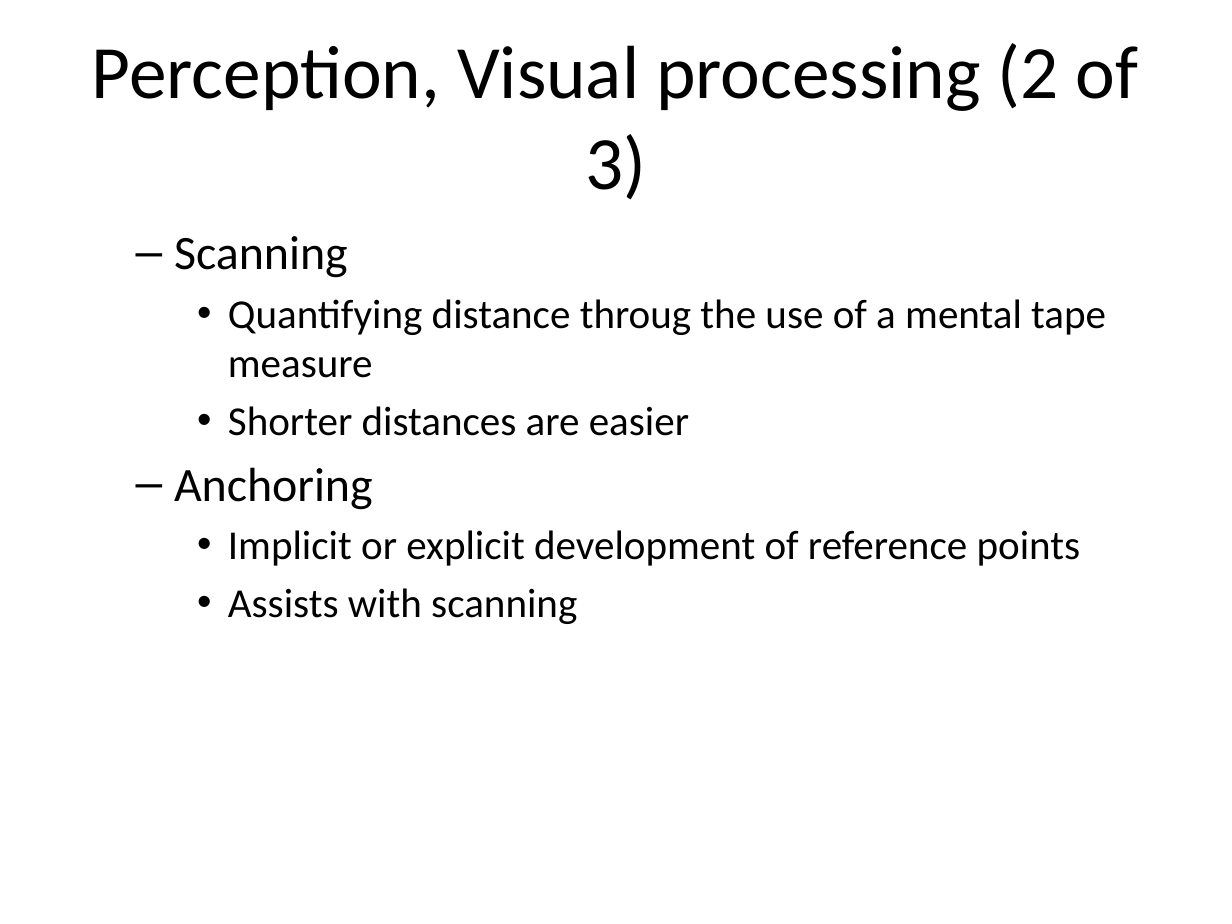
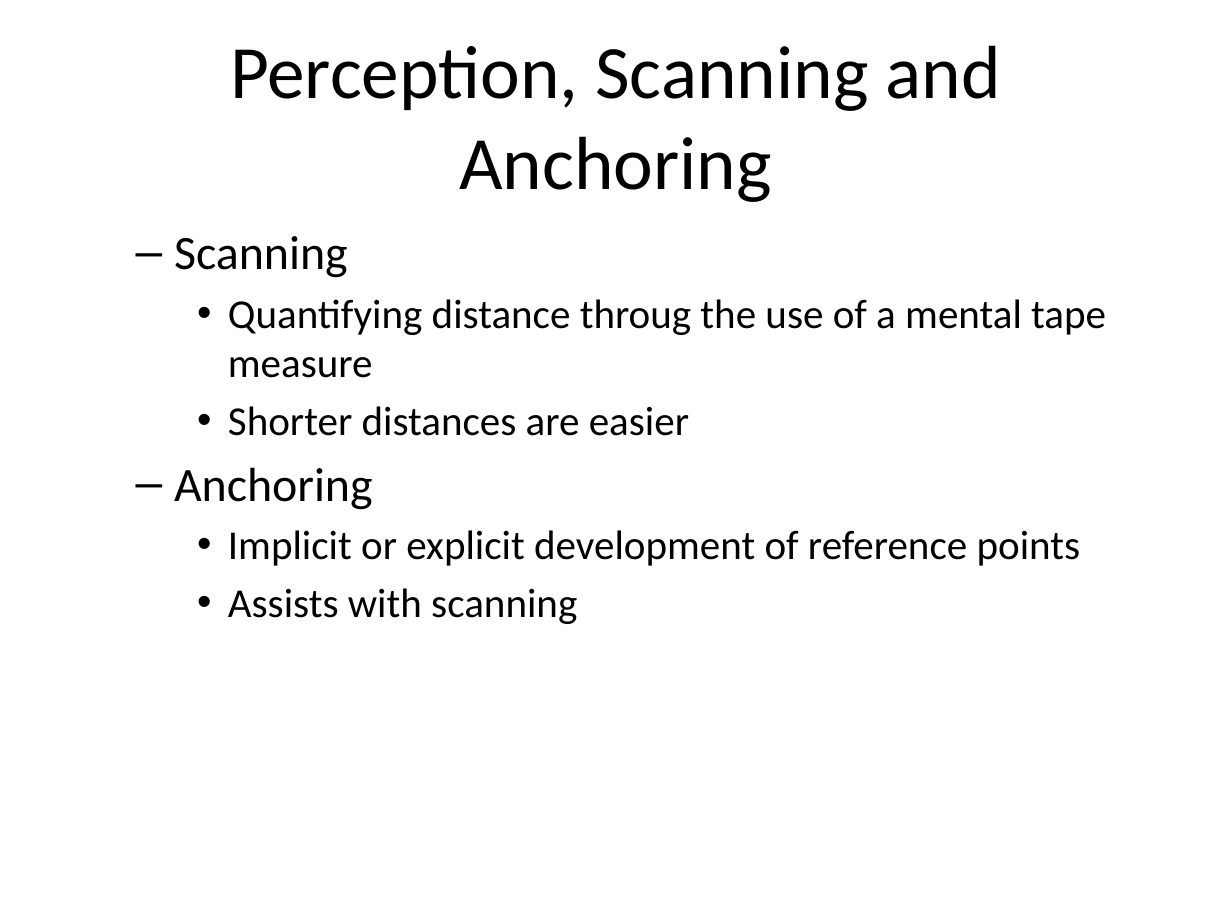
Before and after one commit to pmean/data-visualization, a slide deck: slide 11 of data-viz-02/component/tutorial-perception.pptx (slide 10 before the commit). Drawn at 1232x924 pixels with LibreOffice and Linux fonts; fonts in the diff are those of the drawing. Boxes give left, top, right and bottom in pixels: in the first picture for what was removed or moved away, otherwise in the second. Text is boxed around its words. In the diff, an @@ line names an element or a change of style, - is before the commit and + after.

Commit message:
Added summpary to perception tutorial in data-viz-02

```diff
--- a/data-viz-02/component/tutorial-perception.pptx
+++ b/data-viz-02/component/tutorial-perception.pptx
@@ title at (x1=230, y1=45, x2=1000, y2=202): text changed @@
-Perception, Visual processing (2 of 3)
+Perception, Scanning and Anchoring
```
Also in this commit, not shown: 4 other slides changed, 1 slide added, 4 slides removed, 2 other files.
